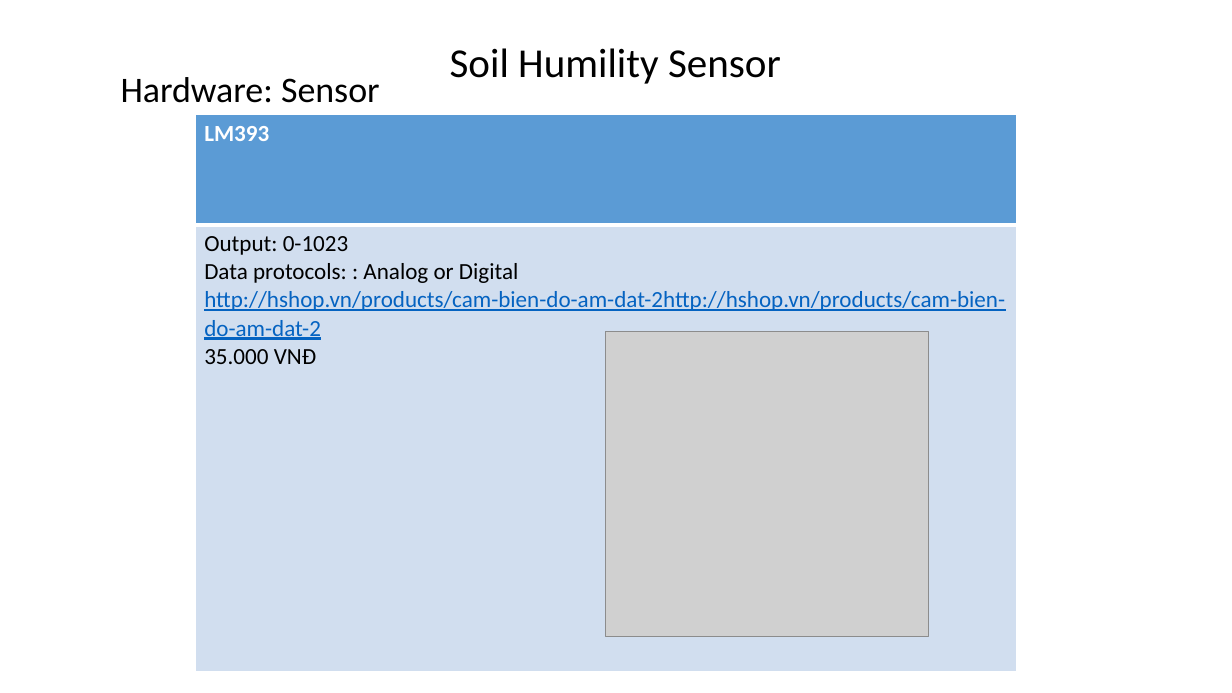
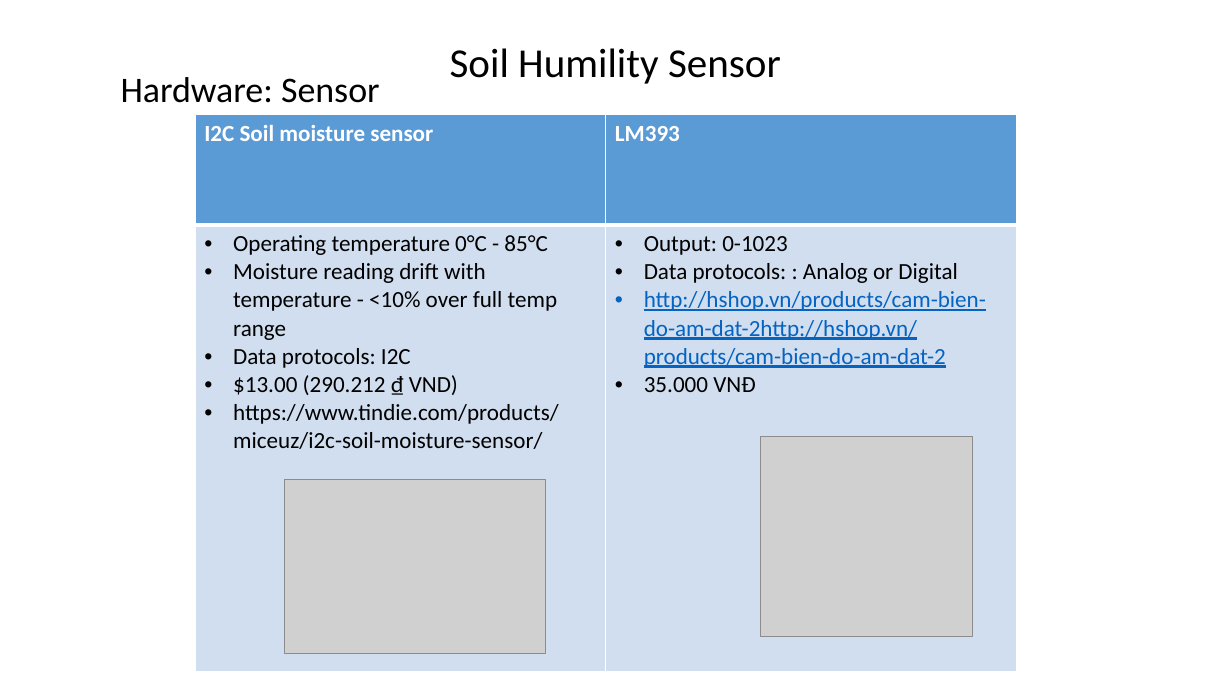
Before and after one commit to sangphanthanh/CP_SmartGarden, a slide deck: slide 6 of document/Presentation/Present01.pptx. Drawn at 1232x693 pixels with LibreOffice and Linux fonts; fonts in the diff are those of the drawing; grey boxes stand for pictures. Boxes give left, top, right and bottom in pixels: in the first picture for what was removed or moved away, otherwise in the second. Text is boxed around its words. In the diff, an @@ line names an element or a change of style, - is before the commit and + after.

Commit message:
update soil senssor

```diff
--- a/document/Presentation/Present01.pptx
+++ b/document/Presentation/Present01.pptx
@@ table at [195,115,1016,672] @@
+column 1: I2C Soil moisture sensor | Operating temperature 0°C - 85°C / Moisture reading drift with temperature - <10% over full temp range / Data protocols: I2C / $13.00 (290.212 ₫ VND) / https://www.tindie.com/products/miceuz/i2c-soil-moisture-sensor/
@@ picture: place and size @@
-picture at [606,332,929,637]
+picture at [762,437,973,637]
@@ picture added at [285,480,546,654] @@
```
Also in this commit, not shown: 4 other slides changed, 2 slides added, 1 slide removed, 2 other files.
